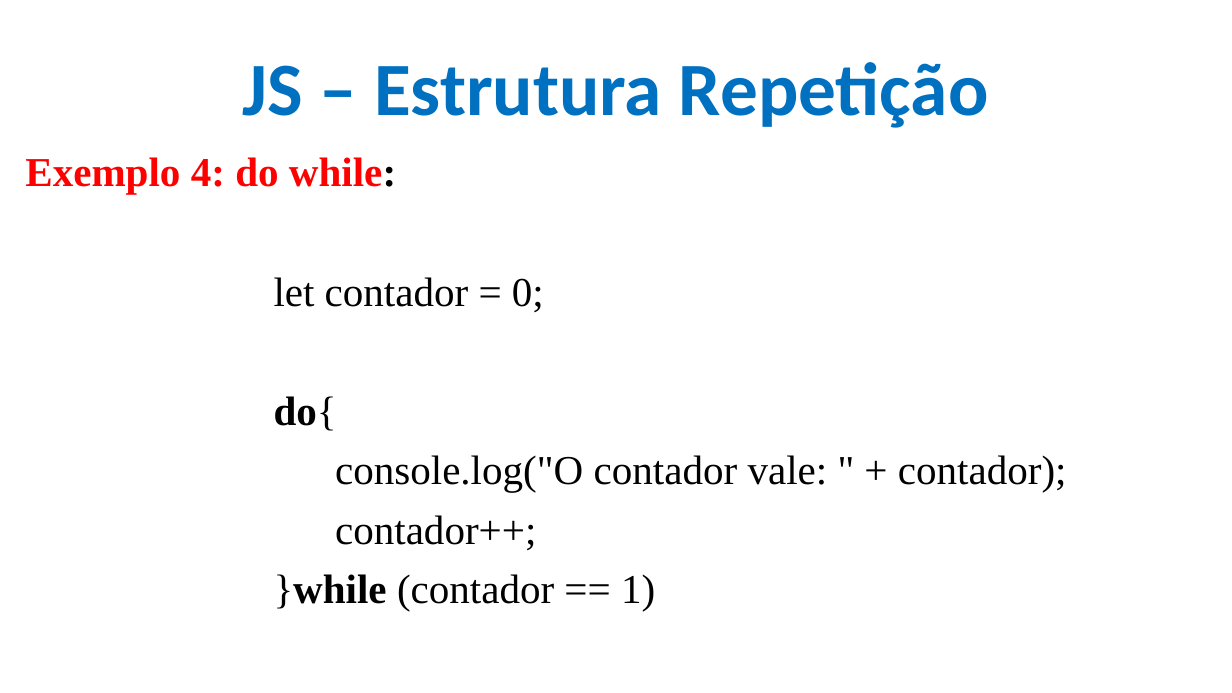
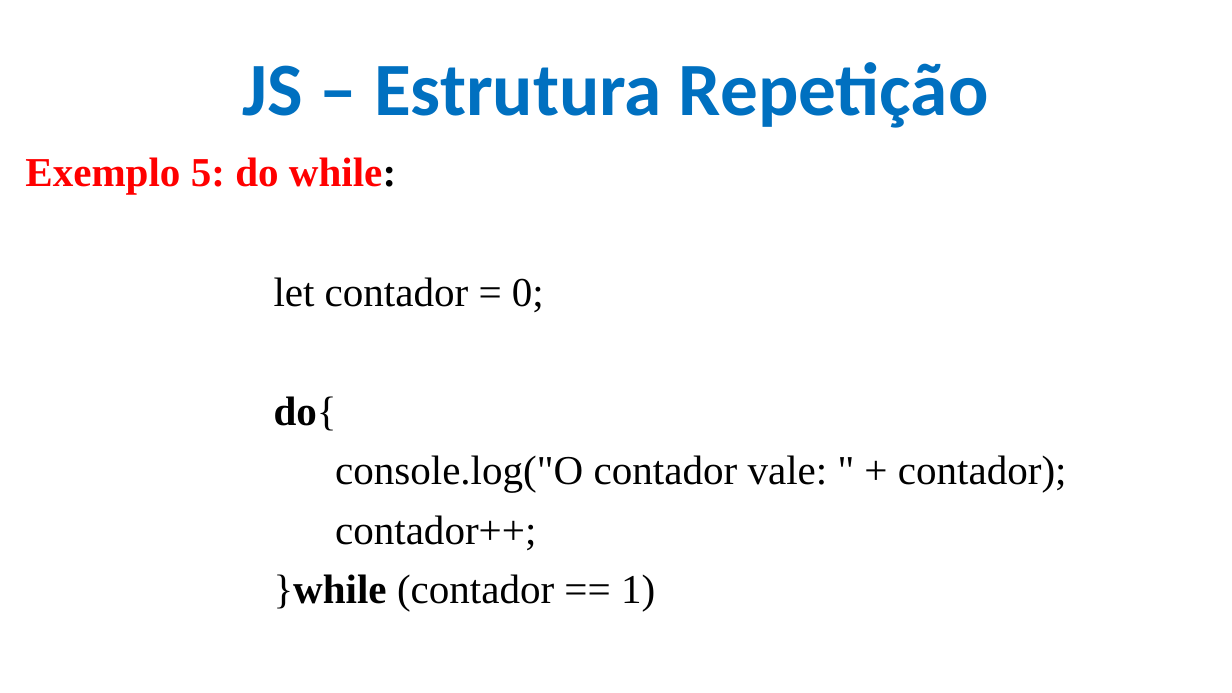
Before and after one commit to CloudEducationBrazil/WydenDesenvolvimentoWebPHP, a slide deck: slide 29 of 01 Classes/Aula 09 Desenvolvimento Web PHP - JS.pptx (slide 27 before the commit). Drawn at 1232x693 pixels with LibreOffice and Linux fonts; fonts in the diff are those of the drawing; background and template pictures are left out. Boxes give left, top, right and bottom in pixels: in the first picture for what was removed or moved away, otherwise in the second. Text is boxed around its words. In the diff, an @@ line names an element or a change of style, - is before the commit and + after.

```diff
--- a/01 Classes/Aula 09 Desenvolvimento Web PHP - JS.pptx
+++ b/01 Classes/Aula 09 Desenvolvimento Web PHP - JS.pptx
@@ text at (x1=25, y1=157, x2=396, y2=194): text changed @@
-Exemplo 4: do while:
+Exemplo 5: do while:
```
Also in this commit, not shown: 6 other slides changed, 6 slides added.
